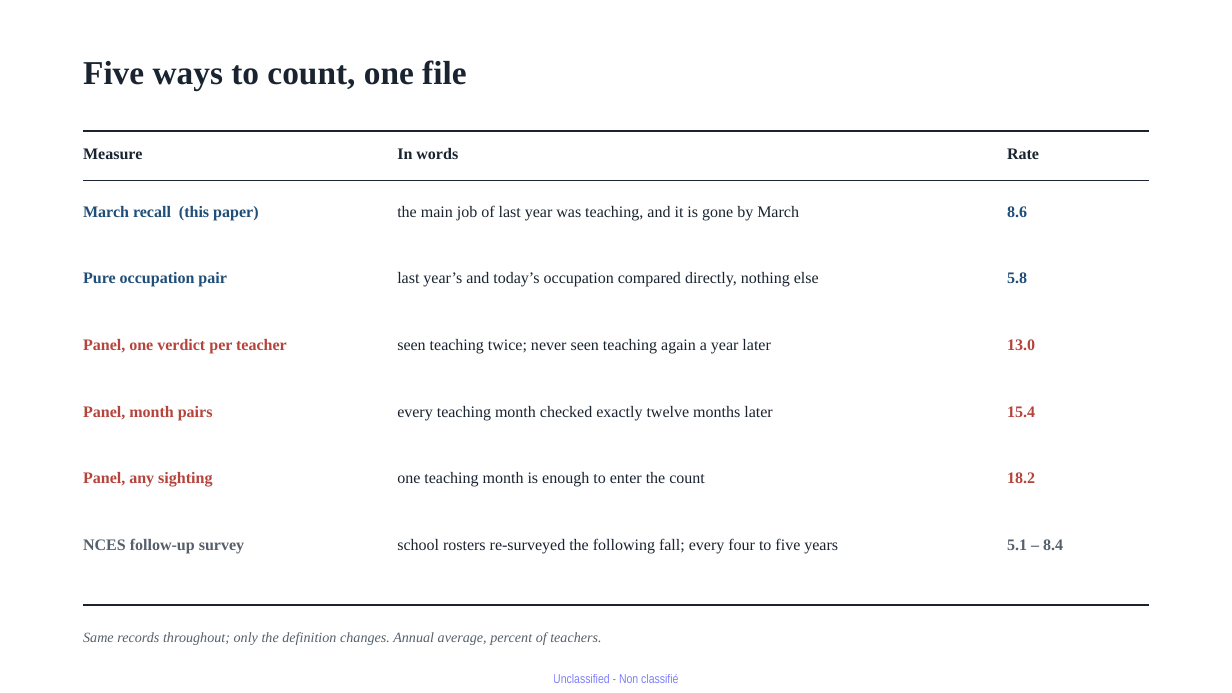
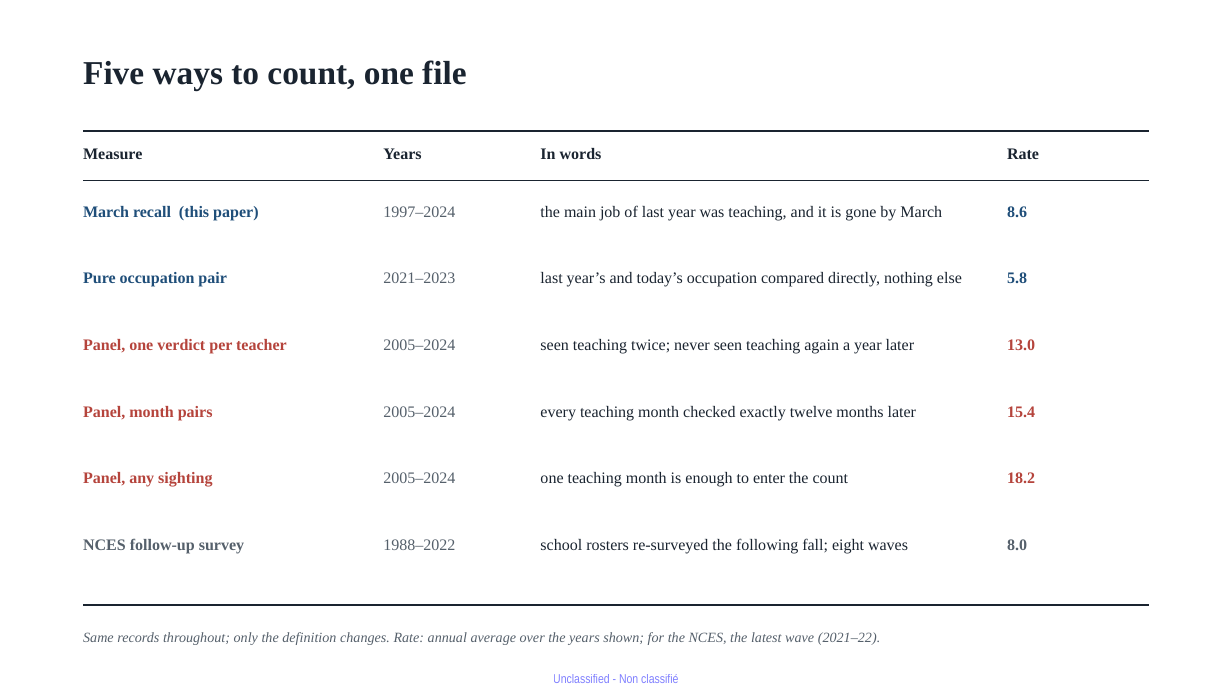
Before and after one commit to jedr1-ship-it/Alternative-Pathways----Quant, a slide deck: slide 9 of report/Proyect_US_v3.pptx. Drawn at 1232x693 pixels with LibreOffice and Linux fonts; fonts in the diff are those of the drawing. Boxes give left, top, right and bottom in pixels: in the first picture for what was removed or moved away, otherwise in the second. Text is boxed around its words. In the diff, an @@ line names an element or a change of style, - is before the commit and + after.

```diff
--- a/report/Proyect_US_v3.pptx
+++ b/report/Proyect_US_v3.pptx
@@ text added at <box>383,148,421,159</box>, 12.5 pt, text #1A2430, bold @@
+Years
@@ text "In words": place and size @@
-text "In words" at <box>397,148,458,159</box>
+text "In words" at <box>540,148,602,159</box>
@@ text added at <box>383,206,455,217</box>, 12.5 pt, text #55606B @@
+1997–2024
@@ text "the main job of last ...": place and size @@
-text "the main job of last ..." at <box>397,205,799,221</box>
+text "the main job of last ..." at <box>540,205,942,221</box>
@@ text "last year’s and today’s occupation ...": place and size @@
-text "last year’s and today’s occupation ..." at <box>397,272,819,287</box>
+text "last year’s and today’s occupation ..." at <box>540,272,962,287</box>
@@ text added at <box>383,272,455,283</box>, 12.5 pt, text #55606B @@
+2021–2023
@@ text added at <box>383,339,455,350</box>, 12.5 pt, text #55606B @@
+2005–2024
@@ text "seen teaching twice; never seen ...": place and size @@
-text "seen teaching twice; never seen ..." at <box>397,339,770,354</box>
+text "seen teaching twice; never seen ..." at <box>540,339,914,354</box>
@@ text added at <box>383,406,455,417</box>, 12.5 pt, text #55606B @@
+2005–2024
@@ text "every teaching month checked exactly ...": place and size @@
-text "every teaching month checked exactly ..." at <box>397,406,772,421</box>
+text "every teaching month checked exactly ..." at <box>540,406,916,421</box>
@@ text added at <box>383,472,455,483</box>, 12.5 pt, text #55606B @@
+2005–2024
@@ text "one teaching month is enough ...": place and size @@
-text "one teaching month is enough ..." at <box>397,472,705,487</box>
+text "one teaching month is enough ..." at <box>540,472,849,487</box>
@@ text added at <box>383,539,455,550</box>, 12.5 pt, text #55606B @@
+1988–2022
@@ text at <box>540,538,908,554</box>: text changed @@
-school rosters re-surveyed the following fall; every four to five years
+school rosters re-surveyed the following fall; eight waves
@@ text at <box>1007,539,1027,550</box>: text changed @@
-5.1 – 8.4
+8.0
@@ text at <box>83,632,880,645</box>: text changed @@
-Same records throughout; only the definition changes. Annual average, percent of teachers.
+Same records throughout; only the definition changes. Rate: annual average over the years shown; for the NCES, the latest wave (2021–22).
```
Also in this commit, not shown: 7 other slides changed, 3 other files.
